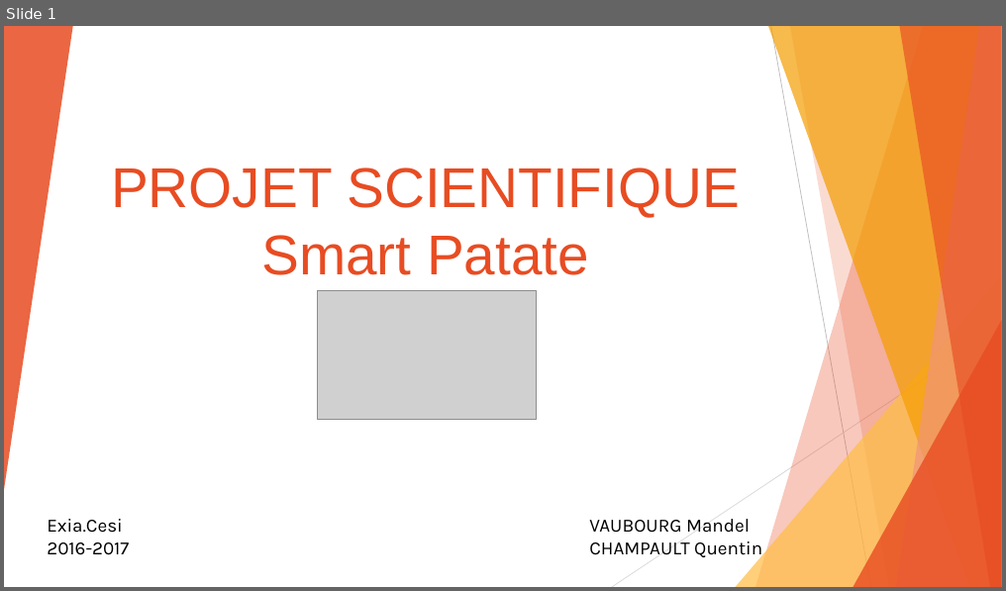
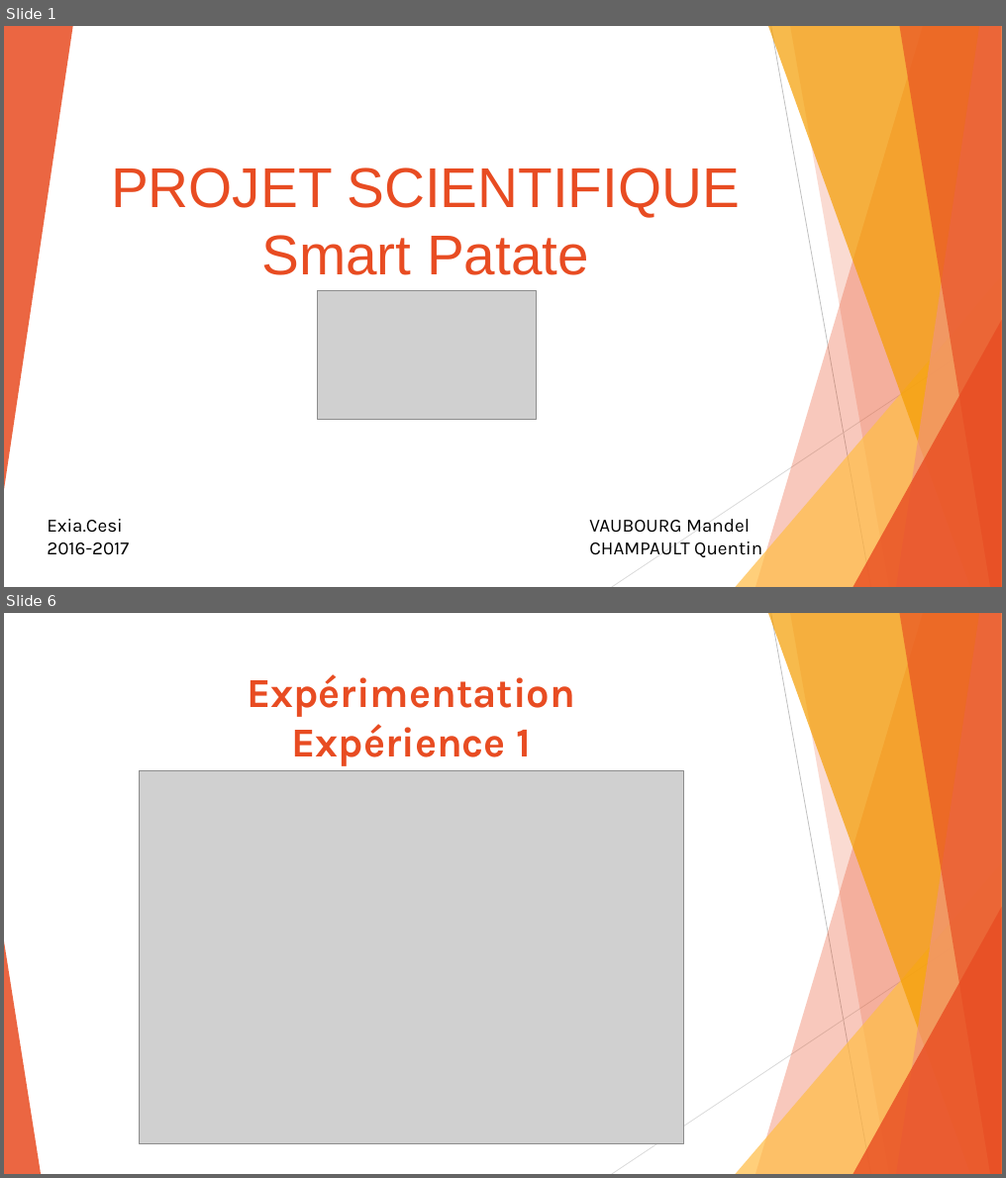
Before and after one commit to Akitoshi02/MyLifeIsPatate, a slide deck: Rapport-PowerPoint-Base de connaissance/Projet SmartPatate.pptx. Shown one above the other, each under a label of ours: slide 1 before the commit, slides 1 and 6 after it; the slides between them are not shown. The pictures are 1006x591 and 1006x1178 pixels, drawn with LibreOffice and Linux fonts; fonts in the diff are those of the drawing; grey boxes stand for pictures. Boxes give left, top, right and bottom in pixels: in the first picture for what was removed or moved away, otherwise in the second. Text is boxed around its words. In the diff, an @@ line names an element or a change of style, - is before the commit and + after.

```diff
--- a/Rapport-PowerPoint-Base de connaissance/Projet SmartPatate.pptx
+++ b/Rapport-PowerPoint-Base de connaissance/Projet SmartPatate.pptx
@@ slide 6 added at (4,613,1002,1174), background #FFFFFF; not listed: 9 template elements that a slide beside it also shows @@
@@ title added at (247,674,575,766), 39.6 pt, text #E84C22, bold @@
+Expérimentation
+Expérience 1
@@ picture added at (139,771,684,1145) @@
@@ triangle added at (4,942,41,1174), fill #E84C22 at 85% opacity @@
```
Also in this commit, not shown: 4 other slides added.
